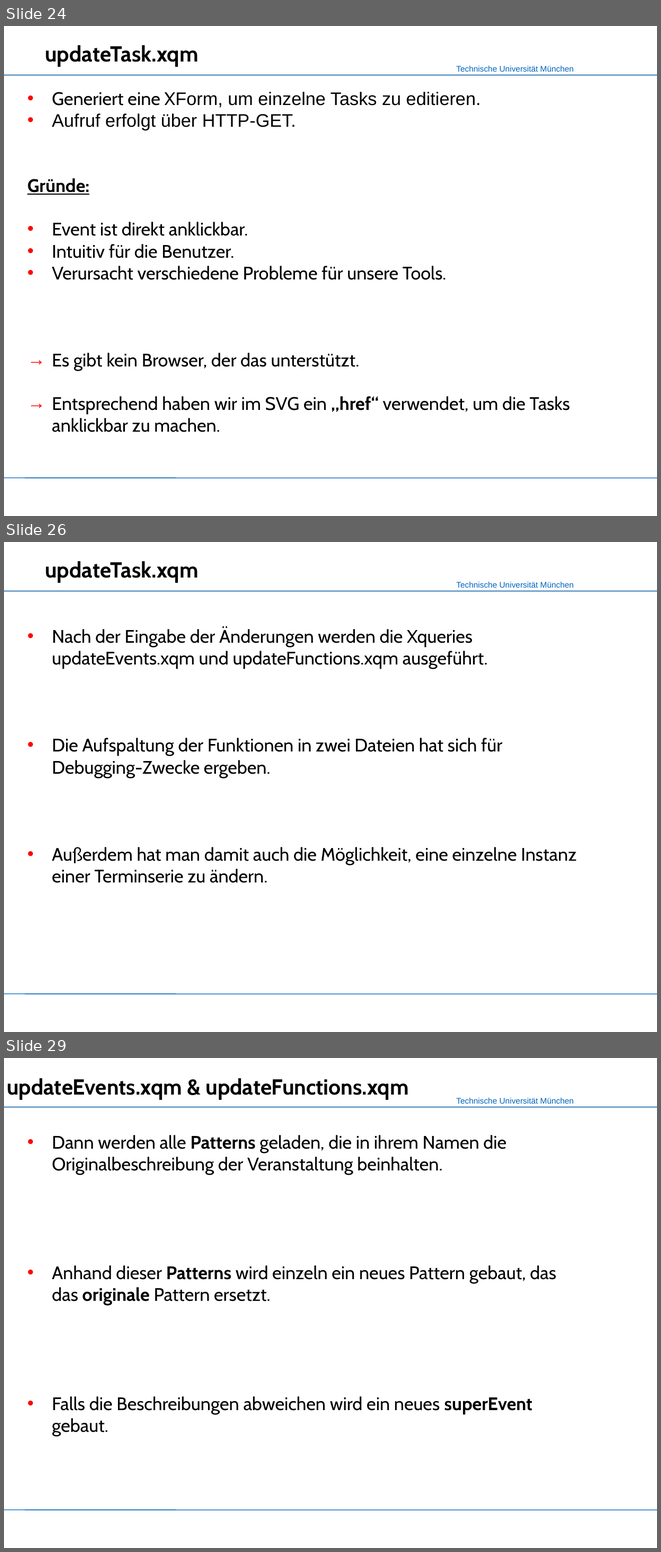
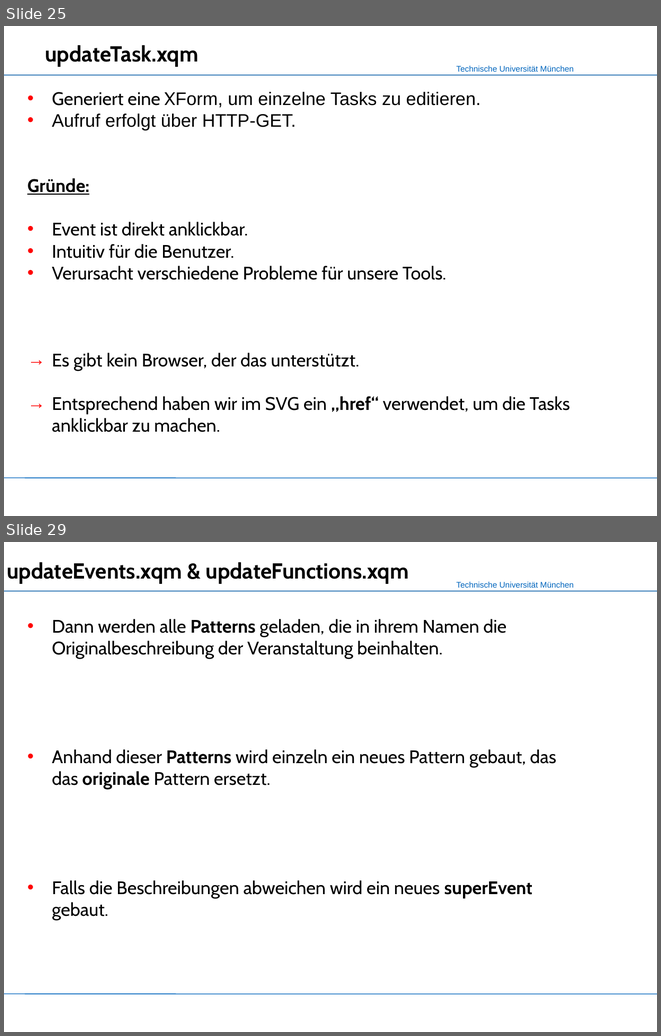
Before and after one commit to mokshasoul/XML-Praktikum, a slide deck: Slides/Slides_CalendarX-1.ppt. Shown one above the other, each under a label of ours: slides 24, 26 and 29 before the commit, slides 25 and 29 after it; the slides between them are not shown. The pictures are 661x1552 and 661x1036 pixels, drawn with LibreOffice and Linux fonts; fonts in the diff are those of the drawing; background and template pictures are left out. Boxes give left, top, right and bottom in pixels: in the first picture for what was removed or moved away, otherwise in the second. Text is boxed around its words. In the diff, an @@ line names an element or a change of style, - is before the commit and + after.

```diff
--- a/Slides/Slides_CalendarX-1.ppt
+++ b/Slides/Slides_CalendarX-1.ppt
@@ slide 26 removed at [4, 542, 657, 1032], background #FFFFFF; not listed: 4 template elements that a slide beside it also shows @@
@@ title removed at [45, 561, 198, 583] @@
-updateTask.xqm
@@ text removed at [52, 627, 576, 883] @@
-• Nach der Eingabe der Änderungen werden die Xqueries updateEvents.xqm und updateFunctions.xqm ausgeführt.
-• Die Aufspaltung der Funktionen in zwei Dateien hat sich für Debugging-Zwecke ergeben.
-• Außerdem hat man damit auch die Möglichkeit, eine einzelne Instanz einer Terminserie zu ändern.
@@ what was slide 24 is now slide 25 @@
```
Also in this commit, not shown: 12 slides changed, 7 slides added, 4 other slides removed.
